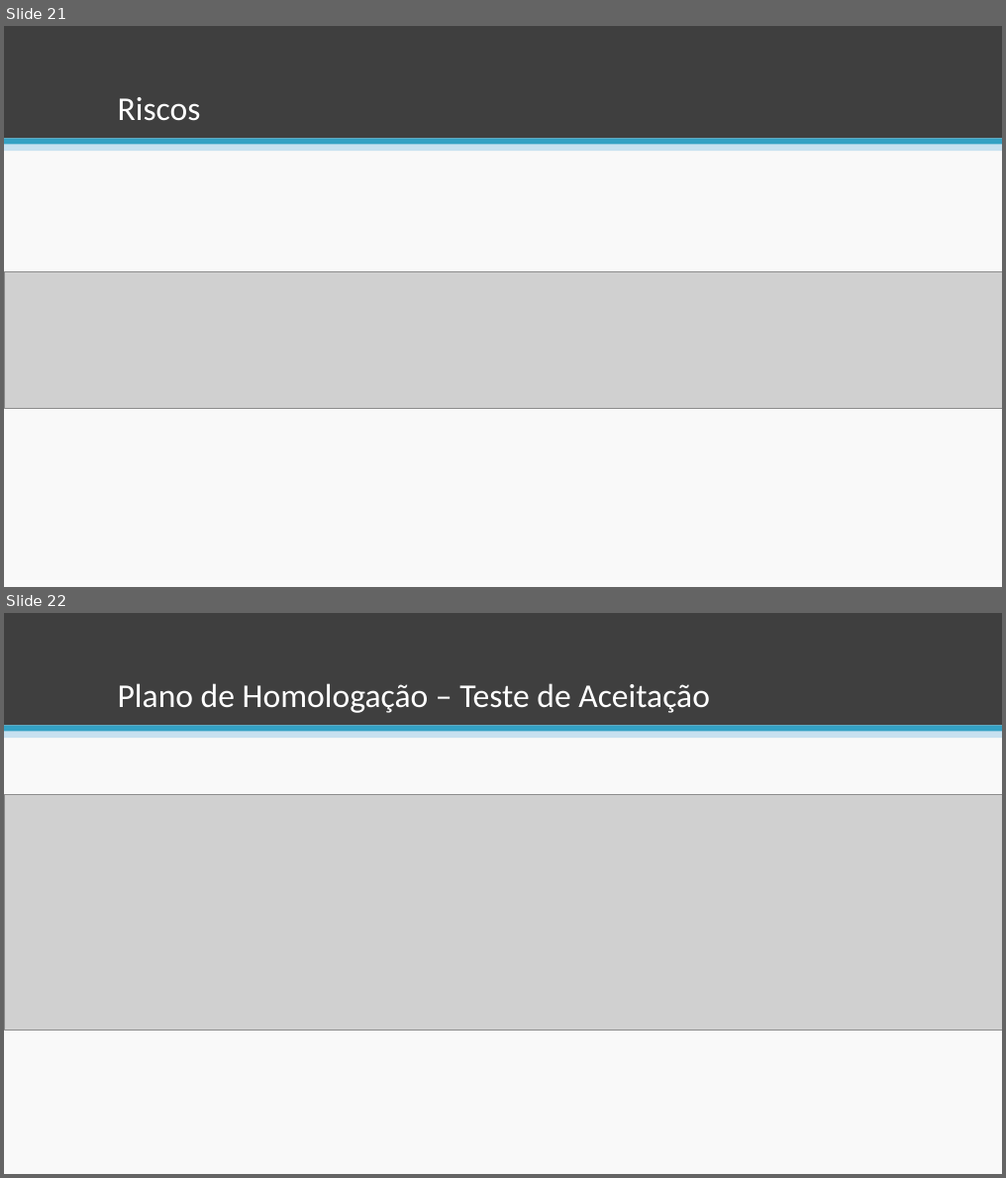
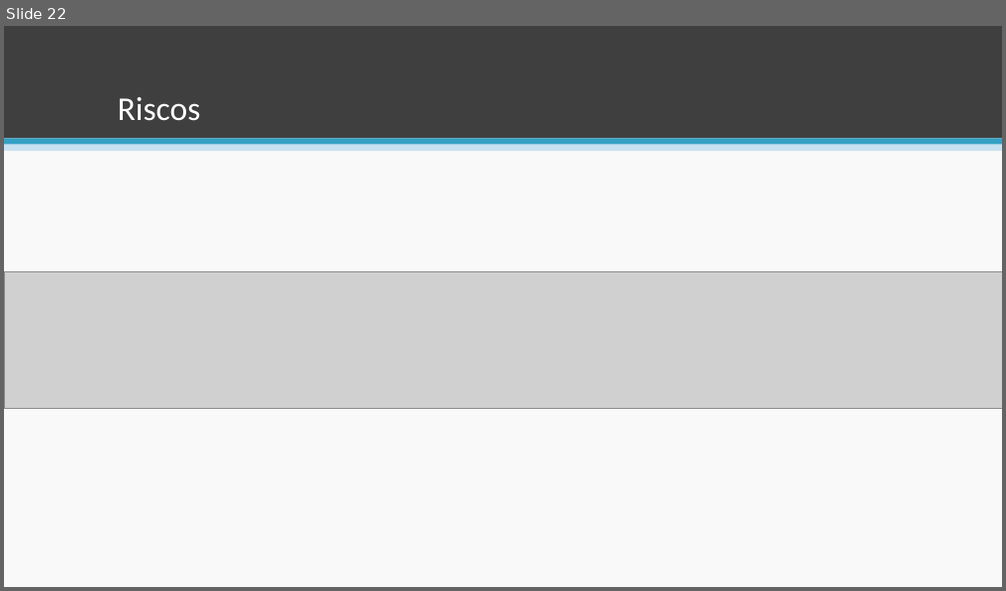
Before and after one commit to esteves-esta/TechHumi, a slide deck: documentacao/Apresentação.pptx. Shown one above the other, each under a label of ours: slides 21 and 22 before the commit, slide 22 after it. The pictures are 1006x1178 and 1006x591 pixels, drawn with LibreOffice and Linux fonts; fonts in the diff are those of the drawing; grey boxes stand for pictures. Boxes give left, top, right and bottom in pixels: in the first picture for what was removed or moved away, otherwise in the second. Text is boxed around its words. In the diff, an @@ line names an element or a change of style, - is before the commit and + after.

```diff
--- a/documentacao/Apresentação.pptx
+++ b/documentacao/Apresentação.pptx
@@ slide 22 removed at [4, 613, 1002, 1174], background #F9F9F9; not listed: 3 template elements that a slide beside it also shows @@
@@ title removed at [118, 683, 710, 713] @@
-Plano de Homologação – Teste de Aceitação
@@ picture removed at [4, 794, 1002, 1031] @@
@@ what was slide 21 is now slide 22 @@
```
Also in this commit, not shown: 3 slides changed, 4 slides added.
